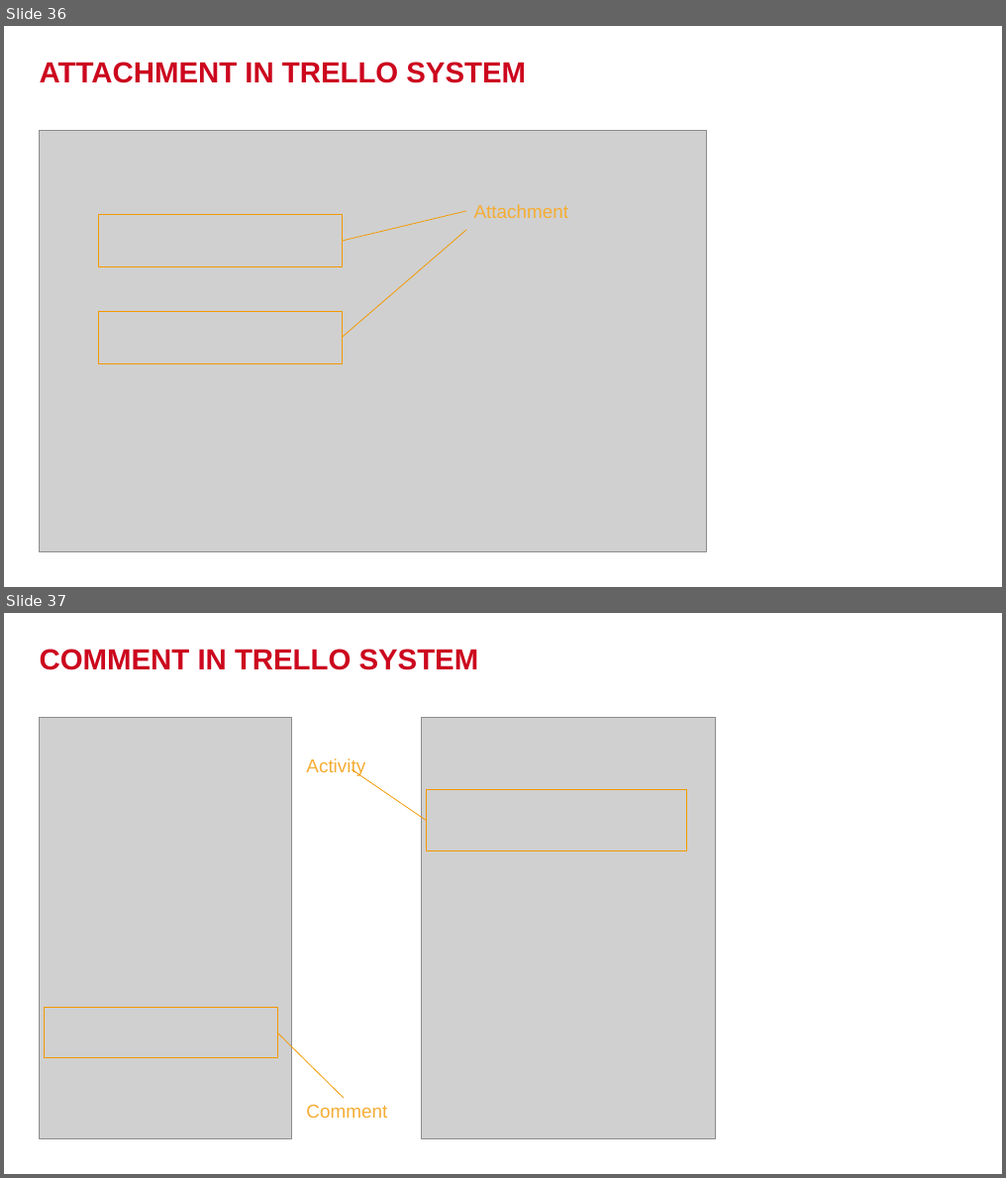
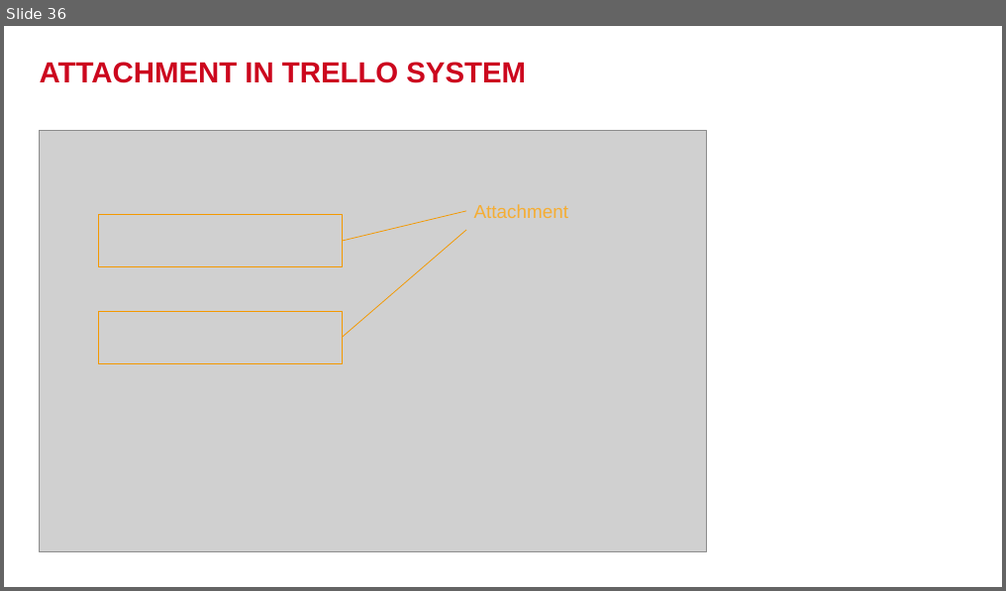
Before and after one commit to phmquan/YPP4-QuanPhan, a slide deck: SQL_Query/IntroductionFunctionInTrelloSystem.pptx. Shown one above the other, each under a label of ours: slides 36 and 37 before the commit, slide 36 after it. The pictures are 1006x1178 and 1006x591 pixels, drawn with LibreOffice and Linux fonts; fonts in the diff are those of the drawing; grey boxes stand for pictures; background and template pictures are left out. Boxes give left, top, right and bottom in pixels: in the first picture for what was removed or moved away, otherwise in the second. Text is boxed around its words. In the diff, an @@ line names an element or a change of style, - is before the commit and + after.

```diff
--- a/SQL_Query/IntroductionFunctionInTrelloSystem.pptx
+++ b/SQL_Query/IntroductionFunctionInTrelloSystem.pptx
@@ slide 37 removed at <box>4,613,1002,1174</box>, background #FFFFFF @@
@@ title removed at <box>40,649,479,670</box> @@
-COMMENT IN TRELLO SYSTEM
@@ picture removed at <box>40,717,291,1140</box> @@
@@ picture removed at <box>421,717,715,1140</box> @@
@@ text removed at <box>306,759,365,777</box> @@
-Activity
@@ line removed from (426, 820) to (352, 769) @@
@@ rectangle removed at <box>426,789,687,851</box> @@
@@ rectangle removed at <box>44,1008,277,1059</box> @@
@@ line removed from (344, 1098) to (277, 1033) @@
@@ text removed at <box>306,1105,387,1118</box> @@
-Comment
```
Also in this commit, not shown: 1 slide changed, 1 other slide removed, 1 other file.
